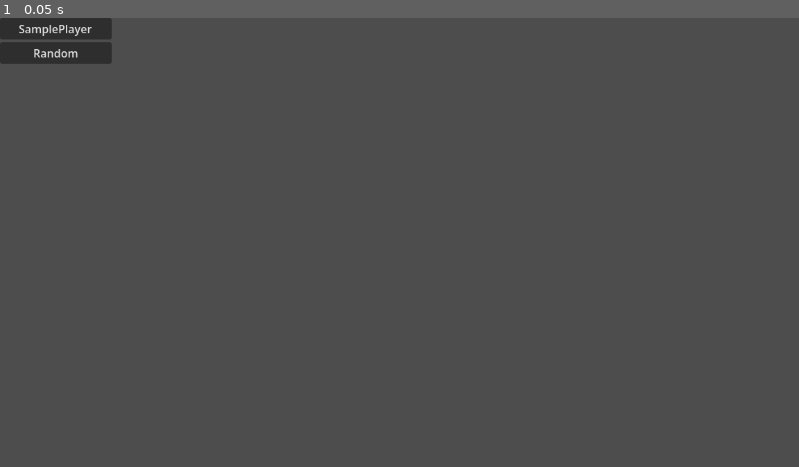
Above: before the commit, frame 1.
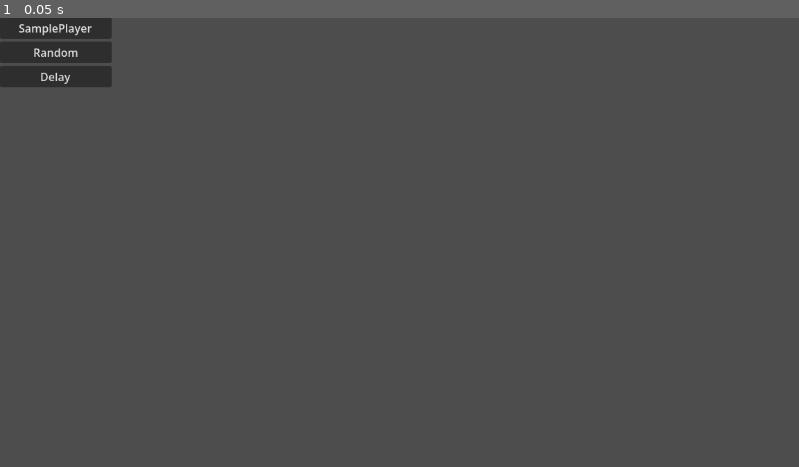
Above: after the commit, the same moment.

Repository: irmozius/SoundGraph
Game: Godot game, scene res://NodePlaceMenu.tscn
The game is run twice, just before and just after one commit, with the same random seed, the same clock (stepped at 60 frames per second) and the same inputs. This scene is started directly instead of the project's main scene.
Inputs:
- Up to frame 1 (0.05 s): no input

The runs differ from the first frame. In frame 1, 0.8% of the frame differs, in the area x 0-14%, y 1-16%.

Commit message:
Delay node

Diff:
--- a/AudioNode.gd
+++ b/AudioNode.gd
@@ -1,5 +1,8 @@
 @abstract class_name AudioNode extends GraphNode
 
+signal deleted
+
+var connected_by : Array[AudioNode]
+var connected_to : Array[AudioNode]
+
 @abstract func execute()
-
-signal deleted
--- /dev/null
+++ b/Delay.tscn
@@ -0,0 +1,42 @@
+[gd_scene format=3 uid="uid://cqrre8omr7t57"]
+
+[ext_resource type="Script" uid="uid://cw8mnqri85o84" path="res://delay.gd" id="1_rugon"]
+
+[node name="Delay" type="GraphNode" unique_id=186926108 node_paths=PackedStringArray("timer", "spinbox")]
+anchors_preset = -1
+anchor_right = 0.1467014
+anchor_bottom = 0.13271604
+offset_right = -96.0
+offset_bottom = -16.0
+title = "Delay"
+slot/0/left_enabled = true
+slot/0/left_type = 0
+slot/0/left_color = Color(1, 1, 1, 1)
+slot/0/left_icon = null
+slot/0/right_enabled = true
+slot/0/right_type = 0
+slot/0/right_color = Color(1, 1, 1, 1)
+slot/0/right_icon = null
+slot/0/draw_stylebox = true
+script = ExtResource("1_rugon")
+timer = NodePath("Timer")
+spinbox = NodePath("HBox/SpinBox")
+metadata/_edit_use_anchors_ = true
+
+[node name="HBox" type="HBoxContainer" parent="." unique_id=651101947]
+layout_mode = 2
+size_flags_vertical = 3
+
+[node name="Label" type="Label" parent="HBox" unique_id=1229473389]
+layout_mode = 2
+text = "Time:"
+
+[node name="SpinBox" type="SpinBox" parent="HBox" unique_id=2000174806]
+layout_mode = 2
+step = 0.02
+value = 1.0
+
+[node name="Timer" type="Timer" parent="." unique_id=379913240]
+one_shot = true
+
+[connection signal="timeout" from="Timer" to="." method="_on_timer_timeout"]
--- a/Graph.gd
+++ b/Graph.gd
@@ -1,7 +1,7 @@
 class_name Graph extends GraphEdit
 
 @export var node_place_menu_scene : PackedScene
-@export var output_node : GraphNode
+@export var output_node : OutputNode
 
 var node_place_menu : NodePlaceMenu
 var output_connections : Array[AudioNode]
@@ -14,20 +14,21 @@
 func add_connection(from_node: StringName, from_port: int, to_node: StringName, to_port: int) -> bool:
 	var connected : bool = is_node_connected(from_node, from_port, to_node, to_port)
 	if !connected:
-		var f_node : GraphNode = get_node(str(from_node))
-		var t_node : GraphNode = get_node(str(to_node))
+		var f_node : AudioNode = get_node(str(from_node))
+		var t_node : AudioNode = get_node(str(to_node))
 		connect_node(from_node, from_port, to_node, to_port)
+		f_node.connected_to.append(t_node)
+		t_node.connected_by.append(f_node)
 		match get_node_title(str(to_node)):
 			"Output":
 				output_connections.append(f_node)
 			"Random":
-				t_node.sound_list.append(f_node)
 				f_node.deleted.connect(t_node._on_sound_deleted.bind(f_node))
 		return true
 	else: return false
 
 func get_node_title(node_name : String) -> String:
-	var node : GraphNode = get_node(node_name)
+	var node : AudioNode = get_node(node_name)
 	return node.title
 
 func _on_connection_request(from_node: StringName, from_port: int, to_node: StringName, to_port: int) -> void:
@@ -35,11 +36,13 @@
 
 func _on_disconnection_request(from_node: StringName, from_port: int, to_node: StringName, to_port: int) -> void:
 	disconnect_node(from_node, from_port, to_node, to_port)
+	var f_node : AudioNode = get_node(str(from_node))
+	var t_node : AudioNode = get_node(str(to_node))
+	f_node.connected_to.erase(t_node)
+	t_node.connected_by.erase(f_node)
 	match get_node_title(str(to_node)):
 		"Output":
-			output_connections.erase(get_node(str(from_node)))
-		"Random":
-				get_node(str(to_node)).sound_list.erase(get_node(str(from_node)))
+			output_connections.erase(f_node)
 
 func _on_gui_input(event: InputEvent) -> void:
 	if event is InputEventMouseButton:
--- a/Graph.tscn
+++ b/Graph.tscn
@@ -2,8 +2,9 @@
 
 [ext_resource type="Script" uid="uid://ctj1yf38rsxke" path="res://Graph.gd" id="1_ei6m4"]
 [ext_resource type="PackedScene" uid="uid://c2kbjsdkc7kui" path="res://NodePlaceMenu.tscn" id="2_7k101"]
+[ext_resource type="Script" uid="uid://b56i2no2eqi27" path="res://Output.gd" id="3_6pvs8"]
 
-[node name="Graph" type="GraphEdit" unique_id=1650061467]
+[node name="Graph" type="GraphEdit" unique_id=1650061467 node_paths=PackedStringArray("output_node")]
 anchors_preset = 15
 anchor_right = 1.0
 anchor_bottom = 1.0
@@ -15,20 +16,17 @@
 }
 script = ExtResource("1_ei6m4")
 node_place_menu_scene = ExtResource("2_7k101")
+output_node = NodePath("Output")
 
 [node name="Output" type="GraphNode" parent="." unique_id=1581384518]
 layout_mode = 1
 anchors_preset = -1
-anchor_left = 0.6545139
-anchor_top = 0.3132716
-anchor_right = 0.7690972
-anchor_bottom = 0.53549385
-offset_left = 223.0
-offset_top = -5.0
-offset_right = 223.0
-offset_bottom = -5.0
+anchor_left = 0.4375
+anchor_top = 0.3919753
+anchor_right = 0.5520833
+anchor_bottom = 0.61419755
 mouse_filter = 1
-position_offset = Vector2(977, 198)
+position_offset = Vector2(504, 254)
 title = "Output"
 slot/0/left_enabled = true
 slot/0/left_type = 0
@@ -39,6 +37,7 @@
 slot/0/right_color = Color(1, 1, 1, 1)
 slot/0/right_icon = null
 slot/0/draw_stylebox = true
+script = ExtResource("3_6pvs8")
 metadata/_edit_use_anchors_ = true
 
 [node name="Control" type="Control" parent="Output" unique_id=1597884463]
--- a/NodePlaceMenu.gd
+++ b/NodePlaceMenu.gd
@@ -12,7 +12,7 @@
 
 func _on_button_pressed(node : PackedScene):
 	var new_node : GraphNode = node.instantiate()
-	var pos : Vector2 = get_global_mouse_position()
+	var pos : Vector2 = global_position
 	graph.add_child(new_node)
 	new_node.position_offset = pos
 	graph.node_place_menu = null
--- a/NodePlaceMenu.tscn
+++ b/NodePlaceMenu.tscn
@@ -3,17 +3,20 @@
 [ext_resource type="Script" uid="uid://bf32nqwb385pe" path="res://NodePlaceMenu.gd" id="1_cnvf5"]
 [ext_resource type="PackedScene" uid="uid://vkwwrhhth385" path="res://SamplePlayer.tscn" id="2_l8g2y"]
 [ext_resource type="PackedScene" uid="uid://b85hs6lw12tjj" path="res://Random.tscn" id="3_l8g2y"]
+[ext_resource type="PackedScene" uid="uid://cqrre8omr7t57" path="res://Delay.tscn" id="4_dhl5a"]
 
 [node name="NodePlaceMenu" type="VBoxContainer" unique_id=1710002632]
-anchors_preset = 15
-anchor_right = 1.0
-anchor_bottom = 1.0
-offset_right = -991.0
-offset_bottom = -549.0
+anchors_preset = -1
+anchor_top = -0.0015432099
+anchor_right = 0.13975695
+anchor_bottom = 0.15432099
+offset_top = 1.0
+offset_bottom = -1.0
 grow_horizontal = 2
 grow_vertical = 2
 script = ExtResource("1_cnvf5")
-node_list = Array[PackedScene]([ExtResource("2_l8g2y"), ExtResource("3_l8g2y")])
+node_list = Array[PackedScene]([ExtResource("2_l8g2y"), ExtResource("3_l8g2y"), ExtResource("4_dhl5a")])
+metadata/_edit_use_anchors_ = true
 
 [node name="SampBut" type="Button" parent="." unique_id=199589918]
 layout_mode = 2
@@ -22,3 +25,7 @@
 [node name="RanBut" type="Button" parent="." unique_id=808457613]
 layout_mode = 2
 text = "Random"
+
+[node name="DelBut" type="Button" parent="." unique_id=337970584]
+layout_mode = 2
+text = "Delay"
--- /dev/null
+++ b/Output.gd
@@ -0,0 +1,5 @@
+class_name OutputNode extends AudioNode
+
+
+func execute():
+	pass
--- a/Random.gd
+++ b/Random.gd
@@ -1,16 +1,11 @@
 class_name RandomNode extends AudioNode
 
-var sound_list : Array[AudioNode]:
-	set(v):
-		sound_list = v
-		print(sound_list)
-
 func execute():
-	if sound_list.size() == 0: return
-	sound_list.pick_random().execute()
+	if connected_by.size() == 0: return
+	connected_by.pick_random().execute()
 
 func _on_sound_deleted(sound : AudioNode):
-	sound_list.erase(sound)
+	connected_by.erase(sound)
 
 func _on_add_pressed() -> void:
 	var new_label : Label = get_child(get_child_count() - 1).duplicate()
--- a/Random.tscn
+++ b/Random.tscn
@@ -3,8 +3,11 @@
 [ext_resource type="Script" uid="uid://dswcfcfes43jt" path="res://Random.gd" id="1_15g7e"]
 
 [node name="Random" type="GraphNode" unique_id=186926108]
-offset_right = 9.0
-offset_bottom = 55.0
+anchors_preset = -1
+anchor_right = 0.09375
+anchor_bottom = 0.20987654
+offset_right = -99.0
+offset_bottom = -81.0
 title = "Random"
 slot/0/left_enabled = false
 slot/0/left_type = 0
@@ -34,6 +37,7 @@
 slot/2/right_icon = null
 slot/2/draw_stylebox = true
 script = ExtResource("1_15g7e")
+metadata/_edit_use_anchors_ = true
 
 [node name="Add" type="Button" parent="." unique_id=1021759487]
 layout_mode = 2
--- a/SamplePlayer.tscn
+++ b/SamplePlayer.tscn
@@ -4,14 +4,9 @@
 
 [node name="SamplePlayer" type="GraphNode" unique_id=1189104632 node_paths=PackedStringArray("sample_button", "file_dialog", "play_button", "pitch_min_input", "pitch_max_input", "vol_min_input", "vol_max_input")]
 anchors_preset = -1
-anchor_left = 0.4001736
-anchor_top = 0.36574075
-anchor_right = 0.5069444
-anchor_bottom = 0.6944444
-offset_left = -186.0
-offset_top = -59.0
-offset_right = -143.0
-offset_bottom = -156.99997
+anchor_right = 0.2612847
+anchor_bottom = 0.2978395
+offset_bottom = 1.5258789e-05
 grow_horizontal = 2
 grow_vertical = 2
 mouse_filter = 1
@@ -33,6 +28,7 @@
 pitch_max_input = NodePath("Menu/Pitch/PitchTo")
 vol_min_input = NodePath("Menu/Vol/VolFrom")
 vol_max_input = NodePath("Menu/Vol/VolTo")
+metadata/_edit_use_anchors_ = true
 
 [node name="FileDialog" type="FileDialog" parent="." unique_id=162873711]
 oversampling_override = 1.0
--- /dev/null
+++ b/delay.gd
@@ -0,0 +1,13 @@
+class_name DelayNode extends AudioNode
+
+@export var timer : Timer
+@export var spinbox : SpinBox
+
+func execute():
+	timer.wait_time = spinbox.value
+	timer.start()
+
+
+func _on_timer_timeout() -> void:
+	for node : AudioNode in connected_by:
+		node.execute()
Not shown, added: Output.gd.uid
Not shown, added: delay.gd.uid
